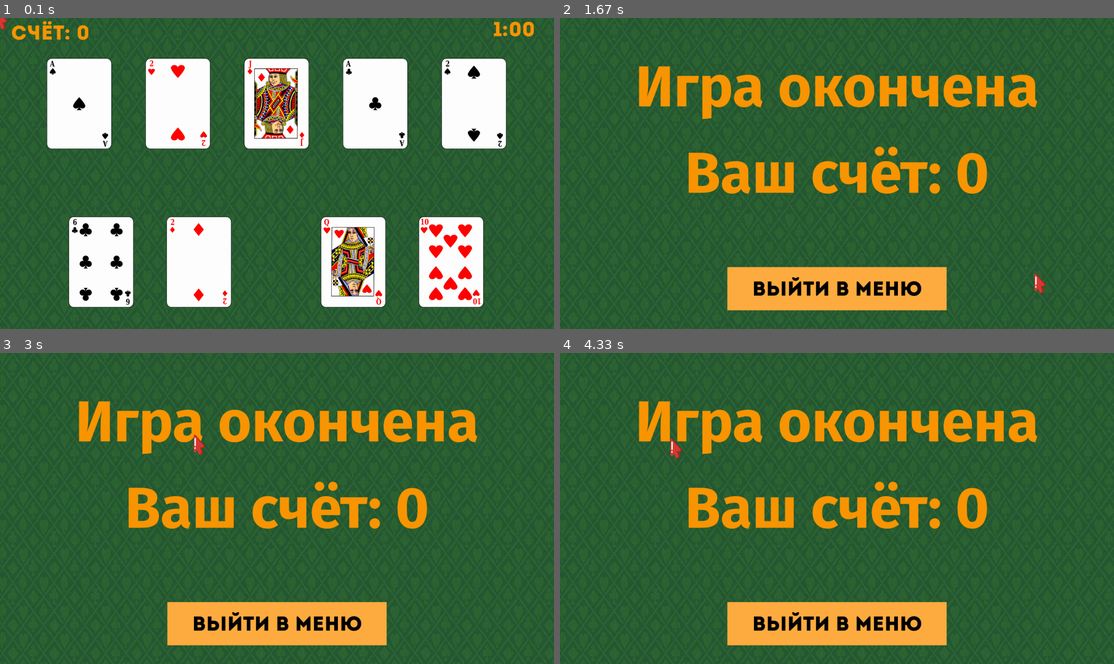
Above: before the commit, frames 1-4 (two rows, left to right).
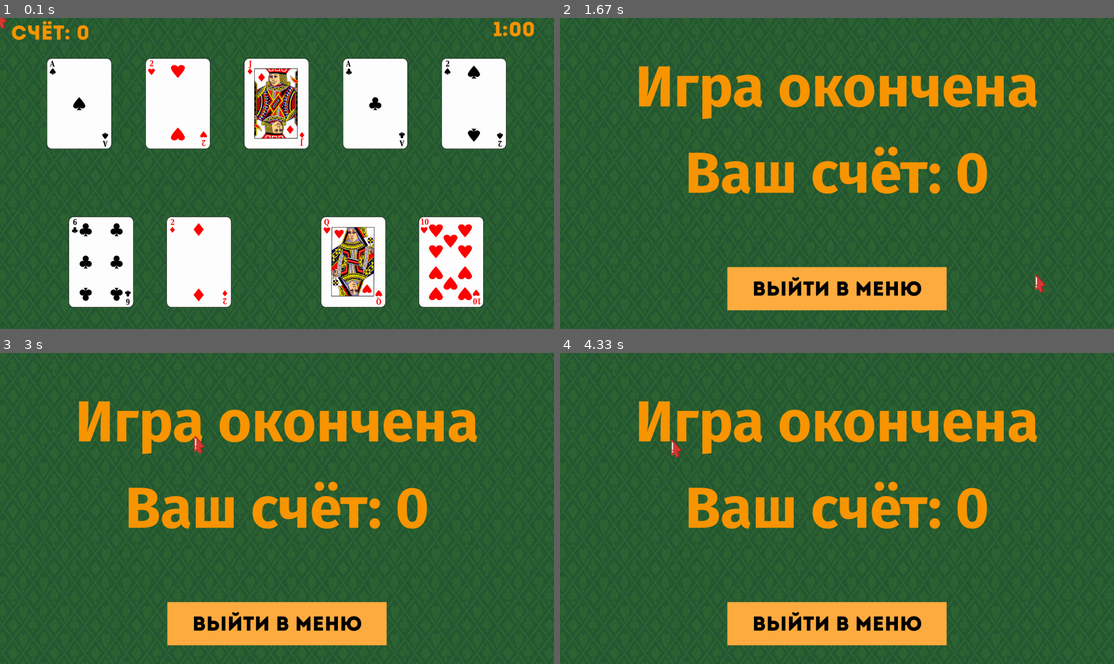
Above: after the commit, the same moments.

Repository: gkhlevtov/Yandex-PyGame-Project
Game: pygame game, started from main.py
Same seed, same stepped clock (60 frames per second), same inputs: the game is played once before the commit and once after it.
Inputs (mouse positions are in pixels of both pictures, inside the frame that each line leads up to):
- Up to frame 1 (0.1 s): no input
- Up to frame 2 (1.67 s): click (837, 173) at 0.38 s; click (892, 241) at 0.72 s; click (964, 260) at 1.05 s; click (1041, 282) at 1.38 s
- Up to frame 3 (3 s): click (288, 402) at 1.72 s; click (249, 589) at 2.05 s; click (260, 455) at 2.38 s; click (199, 443) at 2.72 s
- Up to frame 4 (4.33 s): click (981, 480) at 3.05 s; click (1008, 502) at 3.38 s; click (953, 452) at 3.72 s; click (676, 449) at 4.05 s

The runs differ from the first frame. In frame 1, less than 0.1% of the frame differs, in the area x 0-2%, y 0-4%; in frame 2, less than 0.1%; in frame 3, less than 0.1%; in frame 4, less than 0.1%, in the area x 19-22%, y 27-34%.

Commit message:
small fixes for new global envs

Diff:
--- a/main.py
+++ b/main.py
@@ -9,8 +9,11 @@
 import best_combination
 import menu as menu
 from globals import Button
-from globals import click_sound, full_deck, display_width, display_height, card_size, button_sound, w_percent, h_percent
-from globals import load_image
+from globals import fps, use_custom_cursor, \
+    click_sound, button_sound, \
+    full_deck, display_width, display_height, card_size, \
+    w_percent, h_percent
+from globals import load_image, RunWindow
 
 
 class Card(pygame.sprite.Sprite):
@@ -317,18 +320,11 @@
     return win_comb, best
 
 
-def go_to_menu():
-    menu.main()
-    pygame.quit()
-    sys.exit()
-
-
 def write_data(filename, score, time, date):
     with open(filename, 'r', newline='', encoding="utf8") as csvfile:
         reader = csv.reader(csvfile, delimiter=';', quotechar='"')
         rows = []
         for index, row in enumerate(reader):
-            print(row)
             rows.append(row)
 
     with open(filename, 'w', newline='', encoding="utf8") as csvfile:
@@ -370,7 +366,7 @@
     screen = pygame.display.set_mode(size, pygame.FULLSCREEN)
 
     cursor_img = load_image("arrow.png")
-    cursor_img = pygame.transform.scale(cursor_img, (40 * display_width // 1920, 70 * display_height // 1080))
+    cursor_img = pygame.transform.scale(cursor_img, (36 * display_width // 1920, 63 * display_height // 1080))
 
     cursor_img_rect = cursor_img.get_rect()
 
@@ -384,11 +380,9 @@
     cards_sprites = pygame.sprite.Group()
 
     clock = pygame.time.Clock()
-    fps = 60
 
     current_zone = 0
     running = True
-    use_custom_cursor = True
 
     focused = False
     on_pause = True
@@ -562,7 +556,8 @@
     button = Button((button_x, button_y), button_sizes[0], button_sizes[1], (255, 173, 64), 'Выйти в меню',
                     h_percent * 7,
                     (0, 0, 0))
-    button.set_func(go_to_menu)
+
+    button.set_func(RunWindow(menu).run)
     buttons.add(button)
 
     while running:
